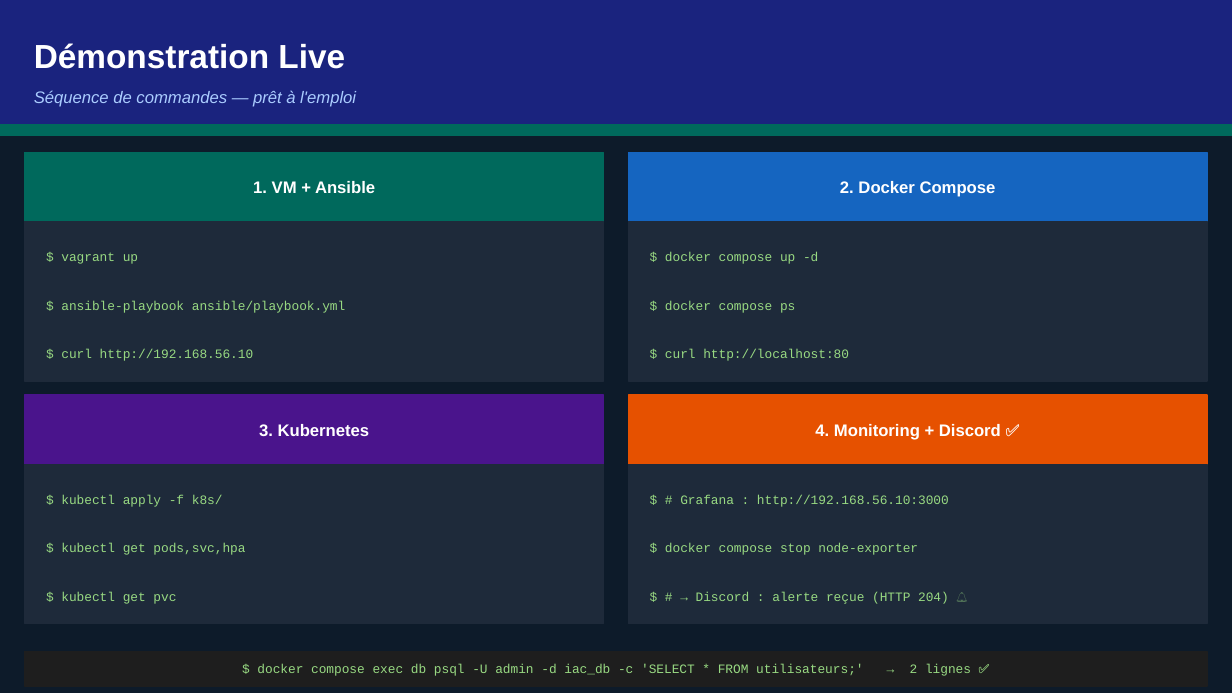
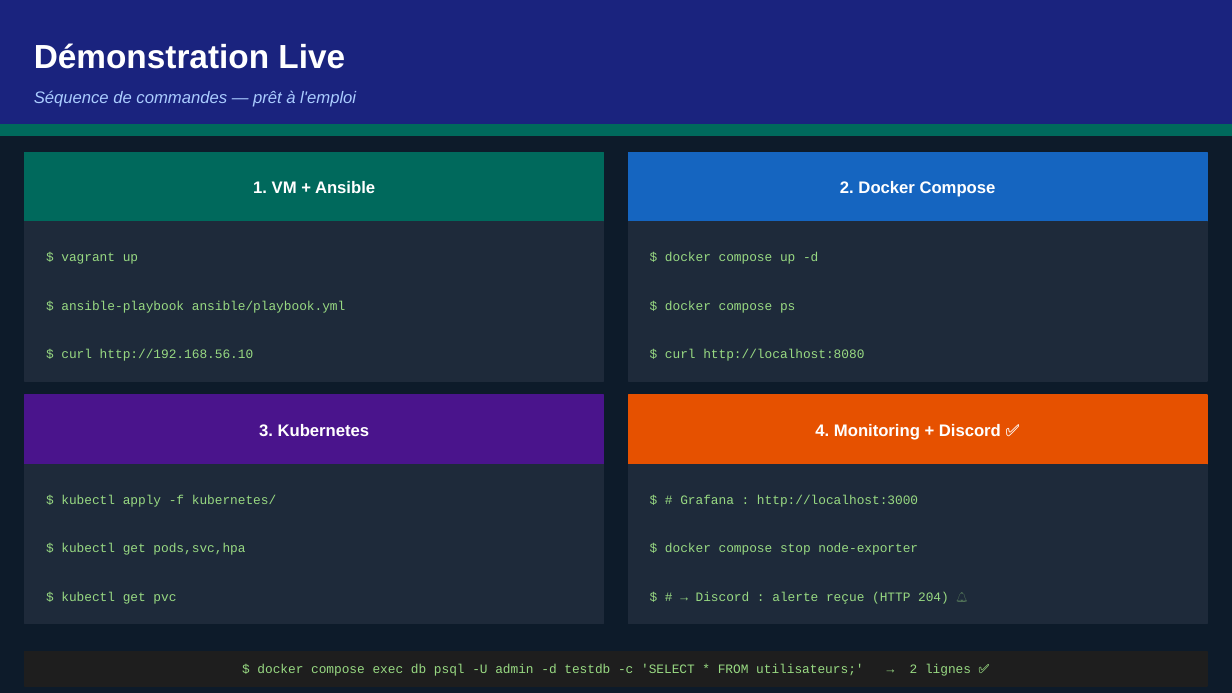
Before and after one commit to pilot-loicrich/iac-infra, a slide deck: slide 11 of documentation/Presentation_iac-infra_ASD.pptx. Drawn at 1232x693 pixels with LibreOffice and Linux fonts; fonts in the diff are those of the drawing. Boxes give left, top, right and bottom in pixels: in the first picture for what was removed or moved away, otherwise in the second. Text is boxed around its words. In the diff, an @@ line names an element or a change of style, - is before the commit and + after.

Commit message:
fix(docs): correct PromQL, alert names and demo commands in presentation
- slide 7: real CPU PromQL expr + actual 3 alert names (HighCPUUsage, HighMemoryUsage, NginxDown)
- slide 11: localhost:8080, kubernetes/, localhost Grafana, testdb
- slides 9/10: k8s/ to kubernetes/

```diff
--- a/documentation/Presentation_iac-infra_ASD.pptx
+++ b/documentation/Presentation_iac-infra_ASD.pptx
@@ text at bbox=[665, 349, 864, 361]: text changed @@
-$ curl http://localhost:80
+$ curl http://localhost:8080
@@ text at bbox=[61, 494, 276, 507]: text changed @@
-$ kubectl apply -f k8s/
+$ kubectl apply -f kubernetes/
@@ text at bbox=[680, 494, 918, 507]: text changed @@
-$ # Grafana : http://192.168.56.10:3000
+$ # Grafana : http://localhost:3000
@@ text at bbox=[257, 664, 971, 676]: text changed @@
-$ docker compose exec db psql -U admin -d iac_db -c 'SELECT * FROM utilisateurs;' → 2 lignes ✅
+$ docker compose exec db psql -U admin -d testdb -c 'SELECT * FROM utilisateurs;' → 2 lignes ✅
```
Also in this commit, not shown: 3 other slides changed.
